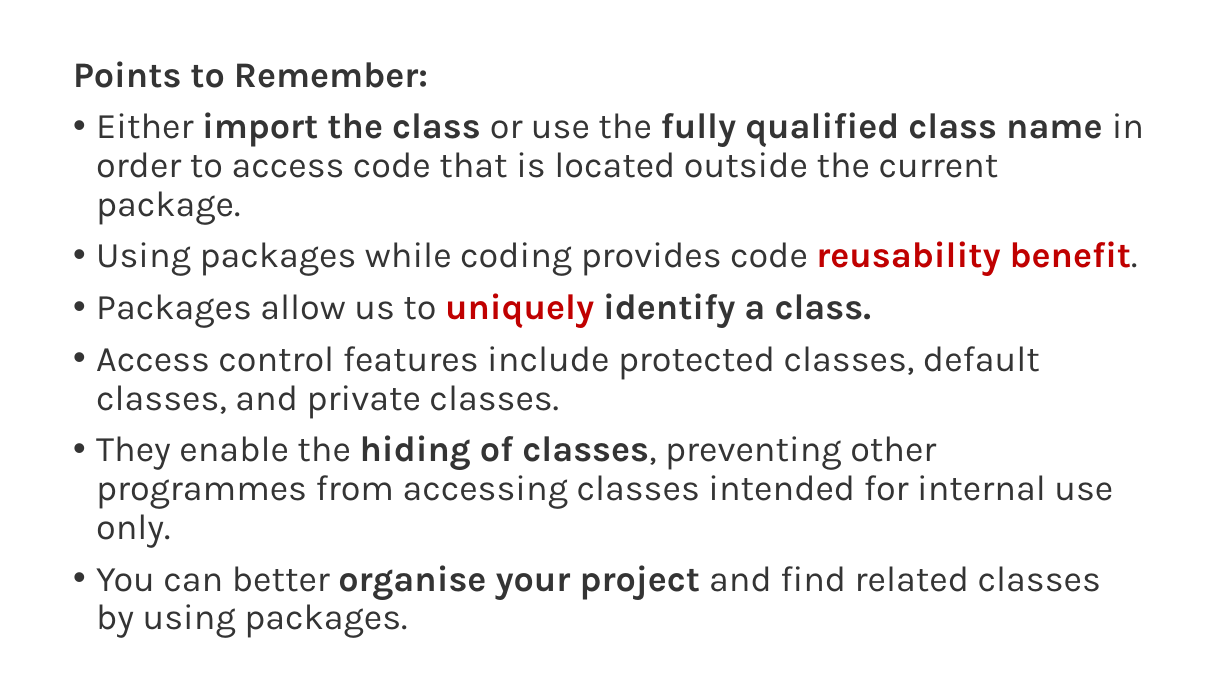
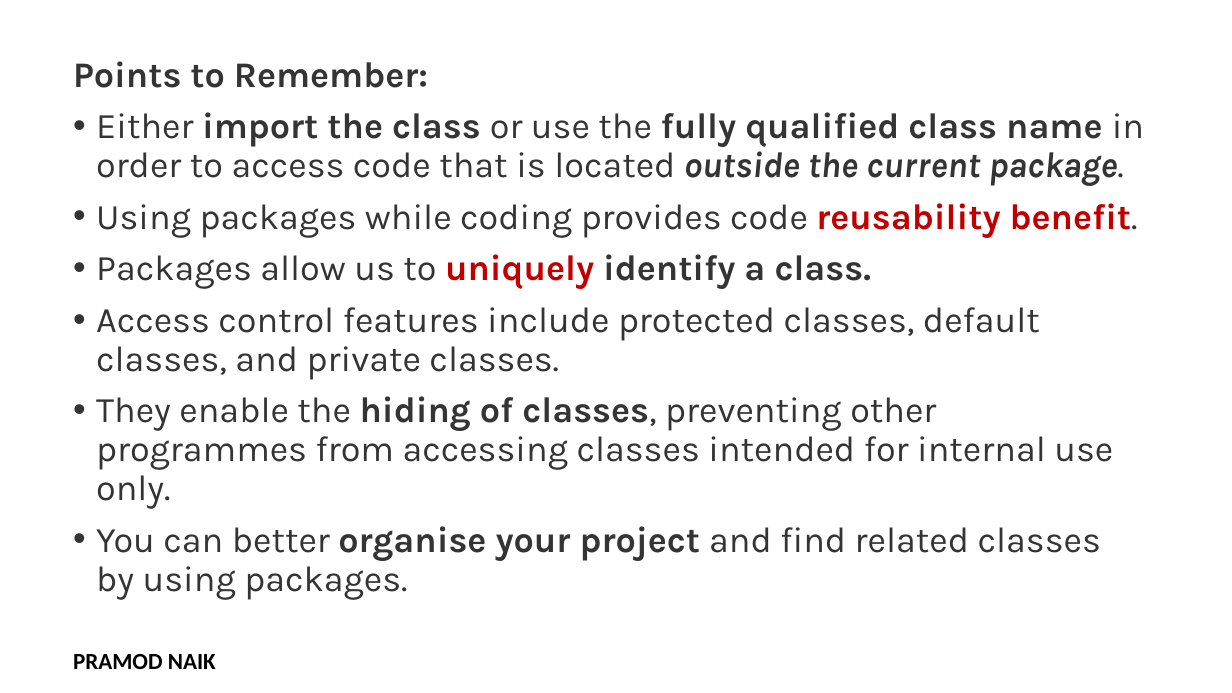
Before and after one commit to PRAMOD-VISHNU-NAIK/MCA-2nd-Sem-Shridevi-College, a slide deck: slide 24 of Theory Class-Notes/Complete Syllabus and Notes/PPT/Module-3 Interfaces and Packages.pptx (slide 25 before the commit). Drawn at 1232x693 pixels with LibreOffice and Linux fonts; fonts in the diff are those of the drawing; background and template pictures are left out. Boxes give left, top, right and bottom in pixels: in the first picture for what was removed or moved away, otherwise in the second. Text is boxed around its words. In the diff, an @@ line names an element or a change of style, - is before the commit and + after.

```diff
--- a/Theory Class-Notes/Complete Syllabus and Notes/PPT/Module-3 Interfaces and Packages.pptx
+++ b/Theory Class-Notes/Complete Syllabus and Notes/PPT/Module-3 Interfaces and Packages.pptx
@@ text at [96,112,1144,186]: bold on, italic on in "outside the current package." @@
@@ text added at [73,654,216,669], 18 pt, text #000000, bold @@
+PRAMOD NAIK
```
Also in this commit, not shown: 26 other slides changed, 1 slide added, 3 slides removed, 39 other files.
